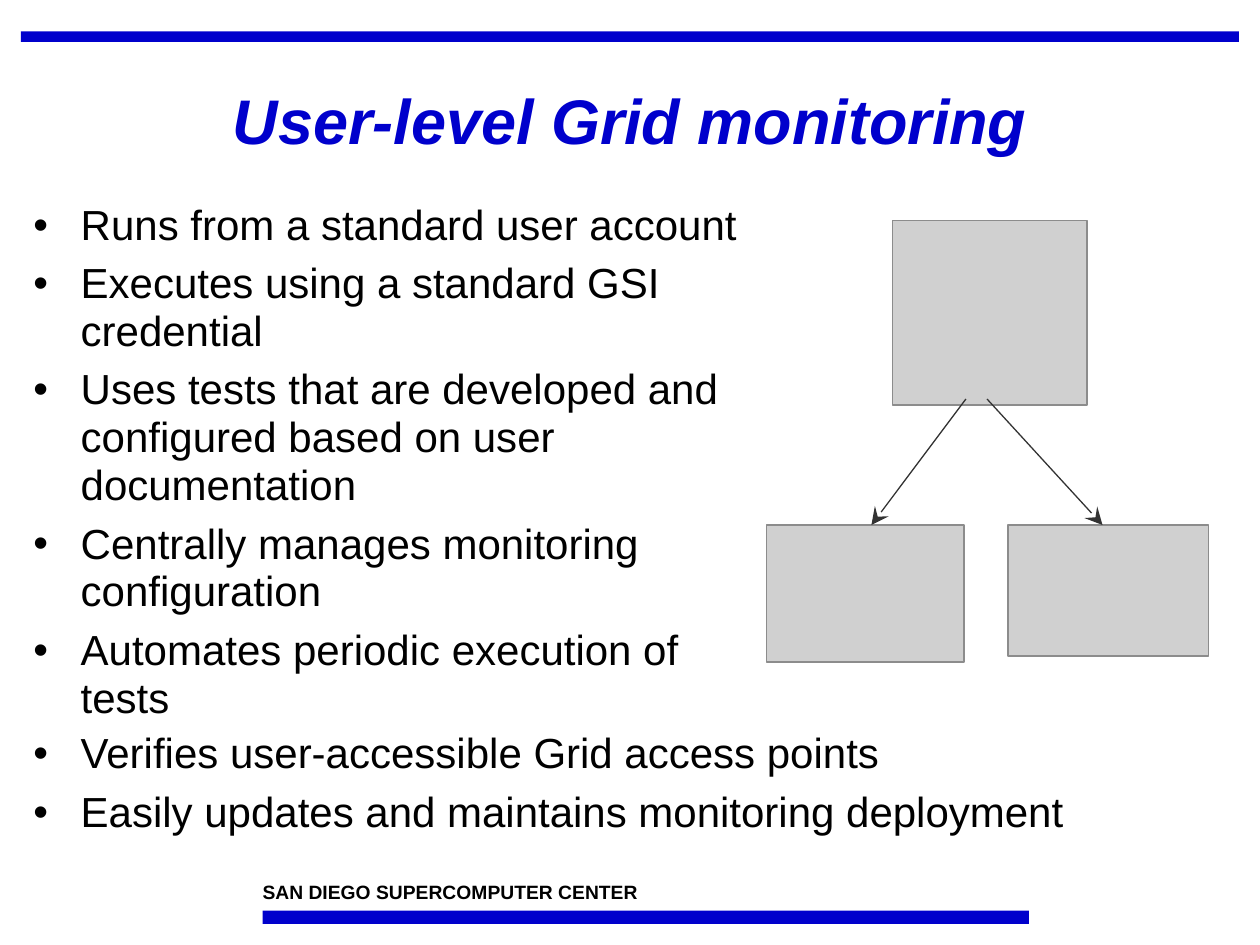
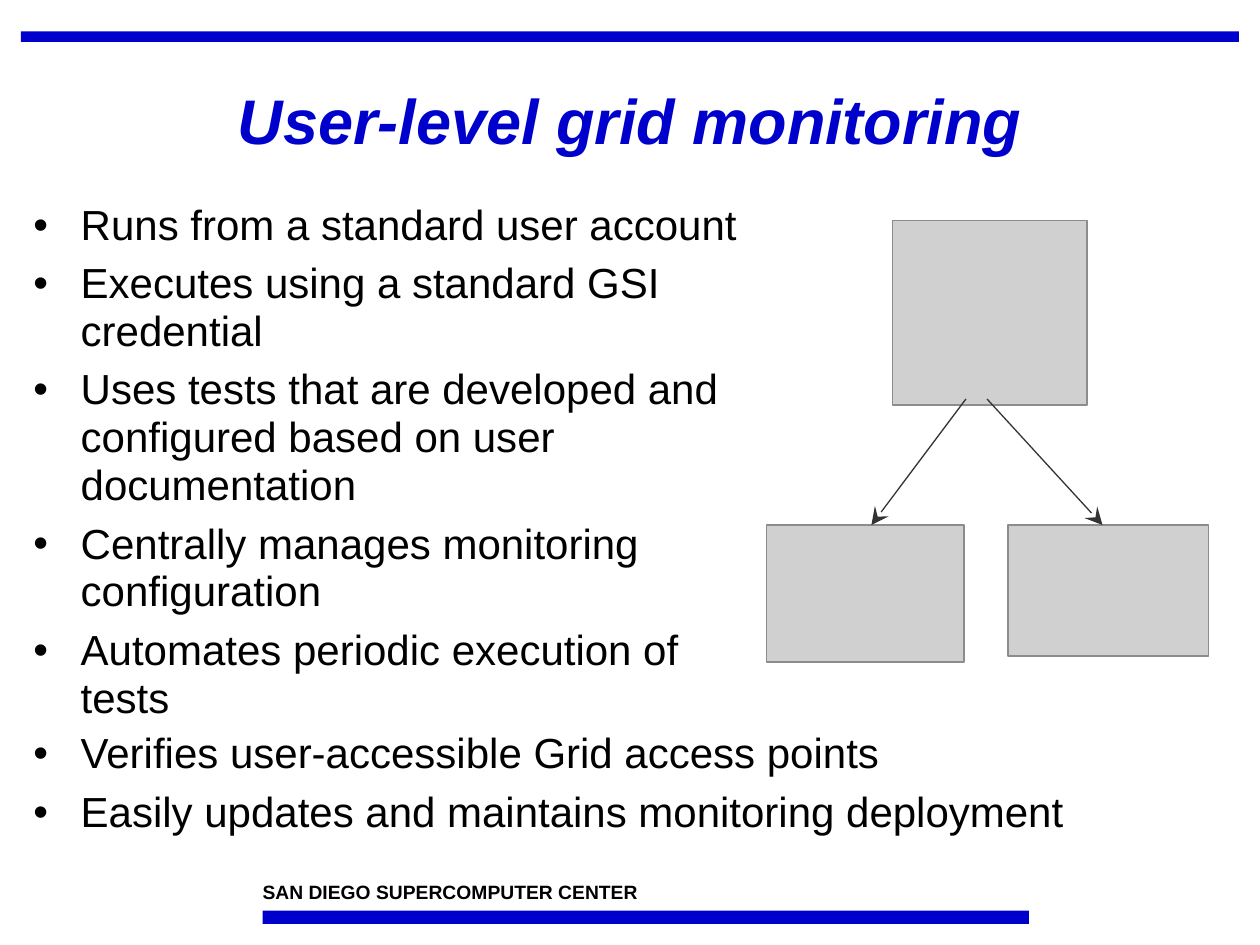
Before and after one commit to IncaProject/inca-xsede, a slide deck: slide 3 of talks/osgc08/inca-osgc08.ppt. Drawn at 1260x945 pixels with LibreOffice and Linux fonts; fonts in the diff are those of the drawing; grey boxes stand for pictures; background and template pictures are left out. Boxes give left, top, right and bottom in pixels: in the first picture for what was removed or moved away, otherwise in the second. Text is boxed around its words. In the diff, an @@ line names an element or a change of style, - is before the commit and + after.

```diff
--- a/talks/osgc08/inca-osgc08.ppt
+++ b/talks/osgc08/inca-osgc08.ppt
@@ title at (238,98,1022,156): text changed @@
-User-level Grid monitoring
+User-level grid monitoring
```
Also in this commit, not shown: 8 other slides changed, 3 slides removed, 1 other file.
